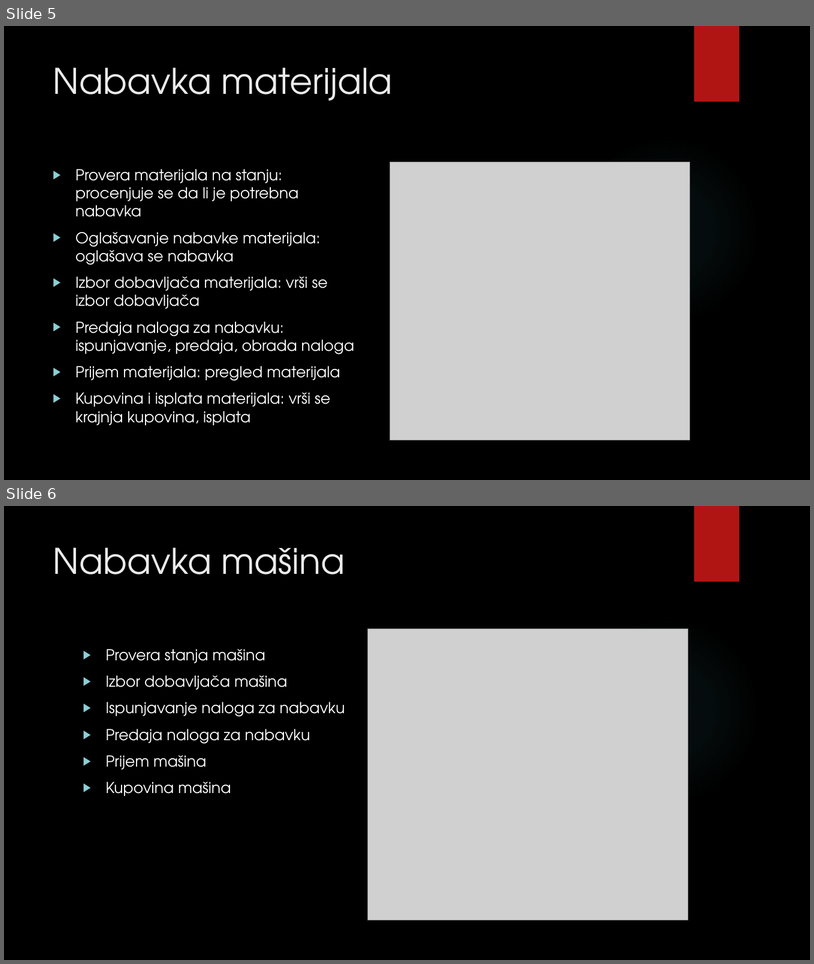
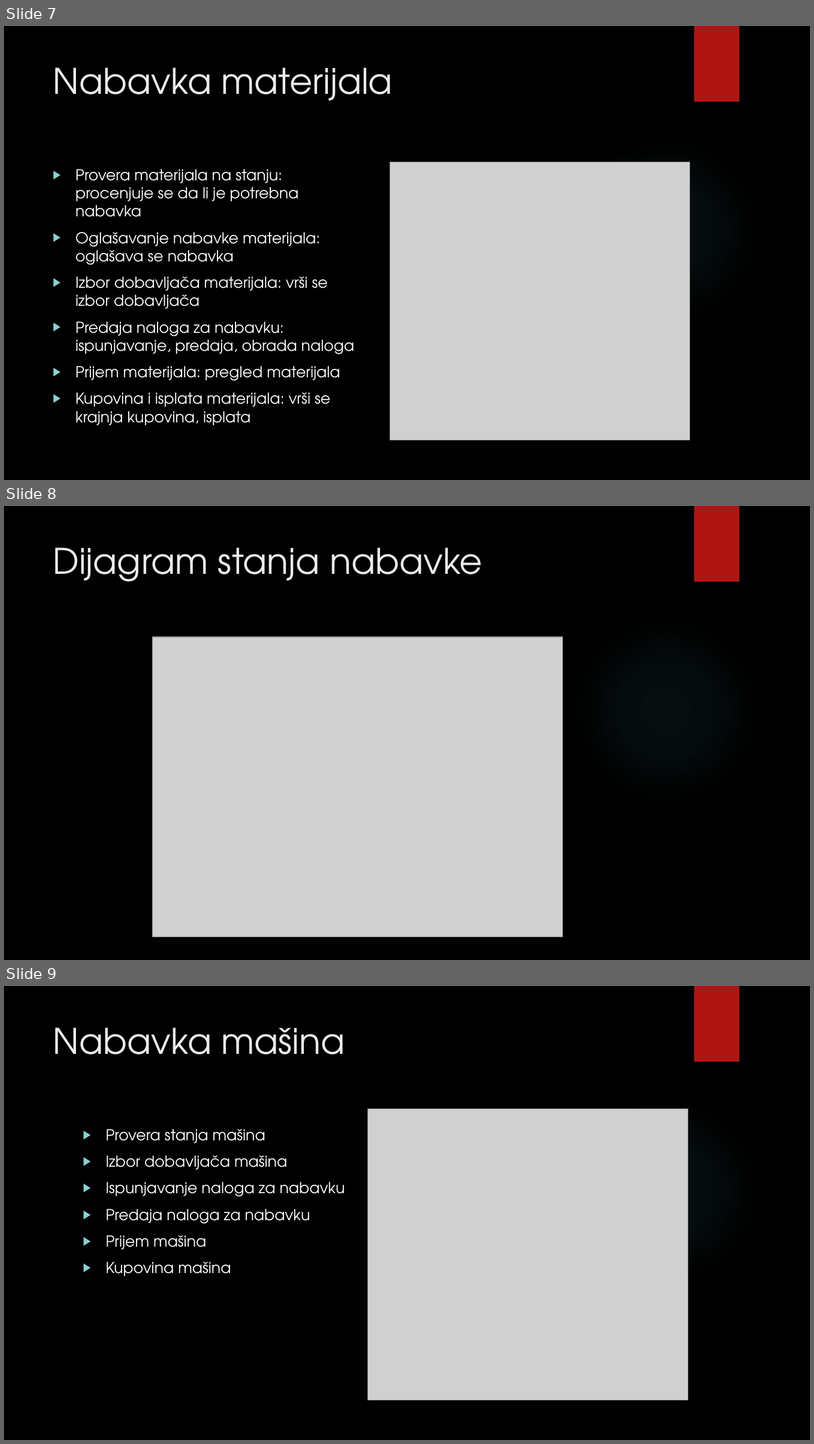
Before and after one commit to MATFPodmladak/ISGradjevinskeFirme, a slide deck: Prezentacija.pptx. Shown one above the other, each under a label of ours: slides 5 and 6 before the commit, slides 7, 8 and 9 after it. The pictures are 814x964 and 814x1444 pixels, drawn with LibreOffice and Linux fonts; fonts in the diff are those of the drawing; grey boxes stand for pictures; background and template pictures are left out. Boxes give left, top, right and bottom in pixels: in the first picture for what was removed or moved away, otherwise in the second. Text is boxed around its words. In the diff, an @@ line names an element or a change of style, - is before the commit and + after.

```diff
--- a/Prezentacija.pptx
+++ b/Prezentacija.pptx
@@ slide 8 added at (x1=4, y1=506, x2=810, y2=960), background picture (left out); not listed: 2 template elements that a slide beside it also shows @@
@@ title added at (x1=53, y1=547, x2=483, y2=582), 42 pt, text #EBEBEB @@
+Dijagram stanja nabavke
@@ picture added at (x1=152, y1=637, x2=563, y2=937) @@
@@ what was slide 5 is now slide 7 @@
@@ what was slide 6 is now slide 9 @@
```
Also in this commit, not shown: 3 slides changed, 2 other slides added.
